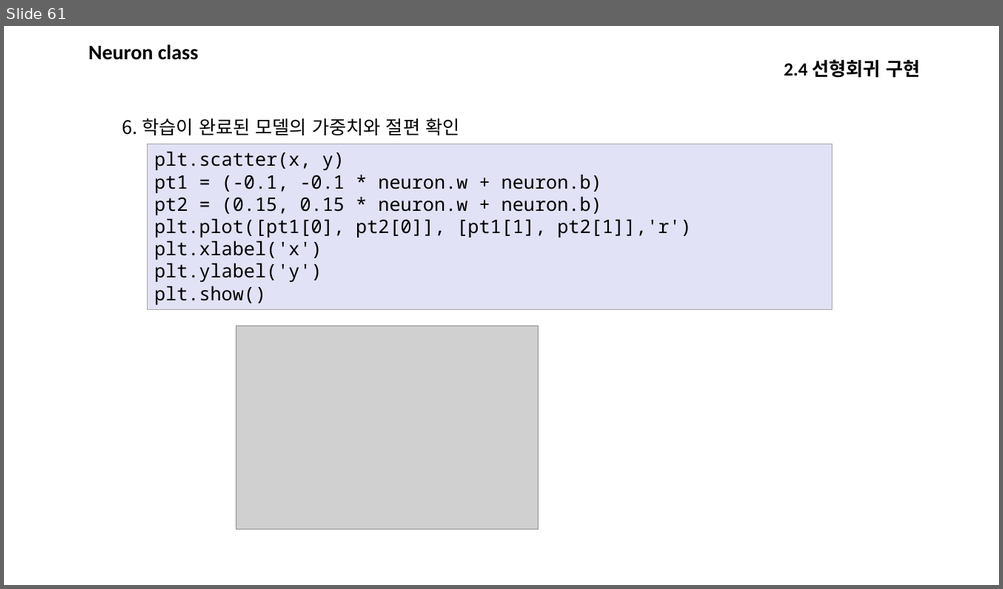
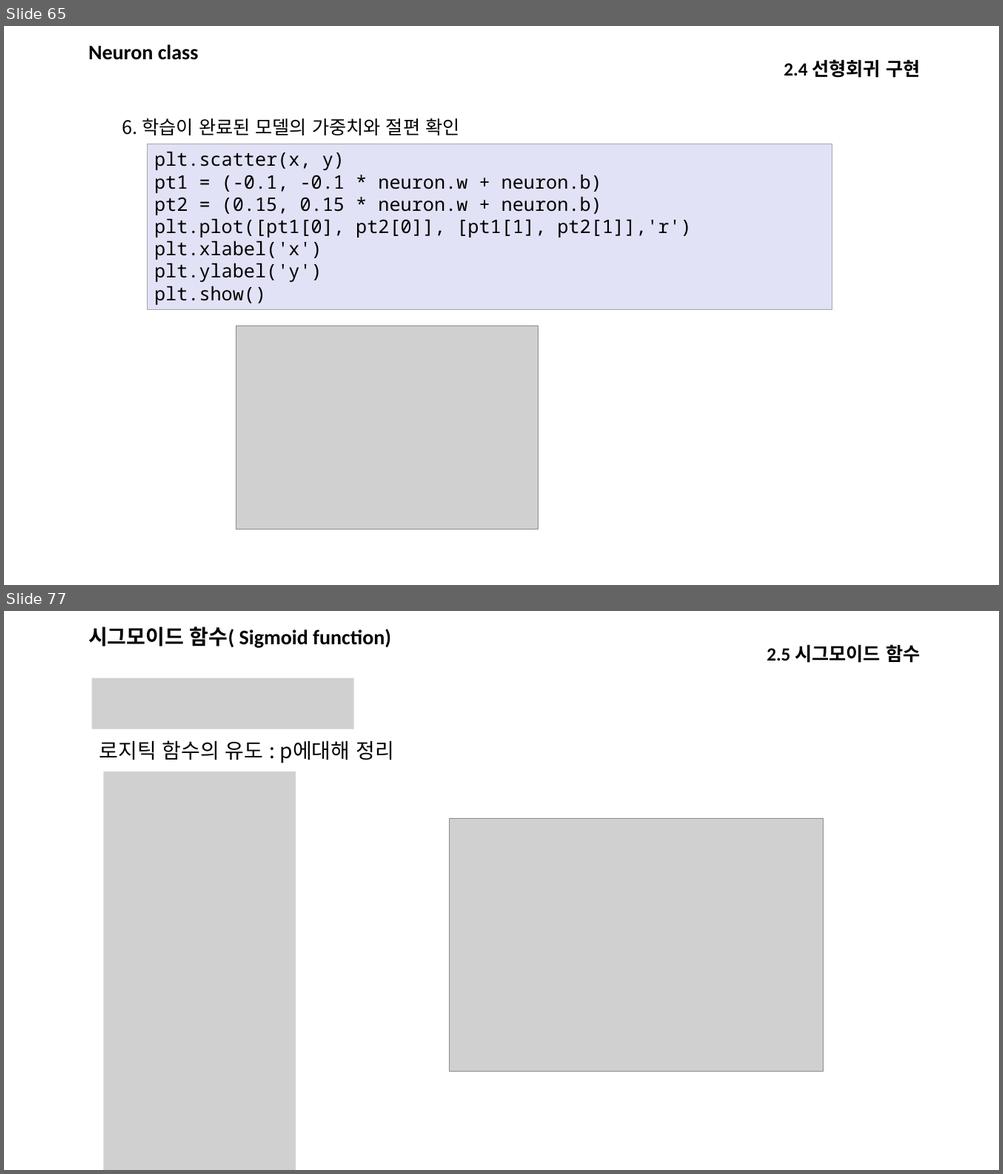
Before and after one commit to kjungmo/SBA2020_dataScience, a slide deck: 데이터분석.pptx. Shown one above the other, each under a label of ours: slide 61 before the commit, slides 65 and 77 after it; the slides between them are not shown. The pictures are 1003x589 and 1003x1174 pixels, drawn with LibreOffice and Linux fonts; fonts in the diff are those of the drawing; grey boxes stand for pictures. Boxes give left, top, right and bottom in pixels: in the first picture for what was removed or moved away, otherwise in the second. Text is boxed around its words. In the diff, an @@ line names an element or a change of style, - is before the commit and + after.

```diff
--- a/데이터분석.pptx
+++ b/데이터분석.pptx
@@ slide 77 added at (x1=4, y1=611, x2=999, y2=1170), background #FFFFFF @@
@@ text added at (x1=88, y1=627, x2=391, y2=648), 20 pt, text #000000, bold @@
+시그모이드 함수( Sigmoid function)
@@ text added at (x1=766, y1=644, x2=919, y2=663), 18 pt, text #000000, bold @@
+2.5 시그모이드 함수
@@ picture added at (x1=92, y1=678, x2=354, y2=729) @@
@@ text added at (x1=99, y1=741, x2=394, y2=763), 20 pt, text #000000 @@
+로지틱 함수의 유도 : p에대해 정리
@@ picture added at (x1=103, y1=772, x2=295, y2=1170) @@
@@ picture added at (x1=449, y1=818, x2=823, y2=1072) @@
@@ what was slide 61 is now slide 65 @@
```
Also in this commit, not shown: 9 slides changed, 43 other slides added.
